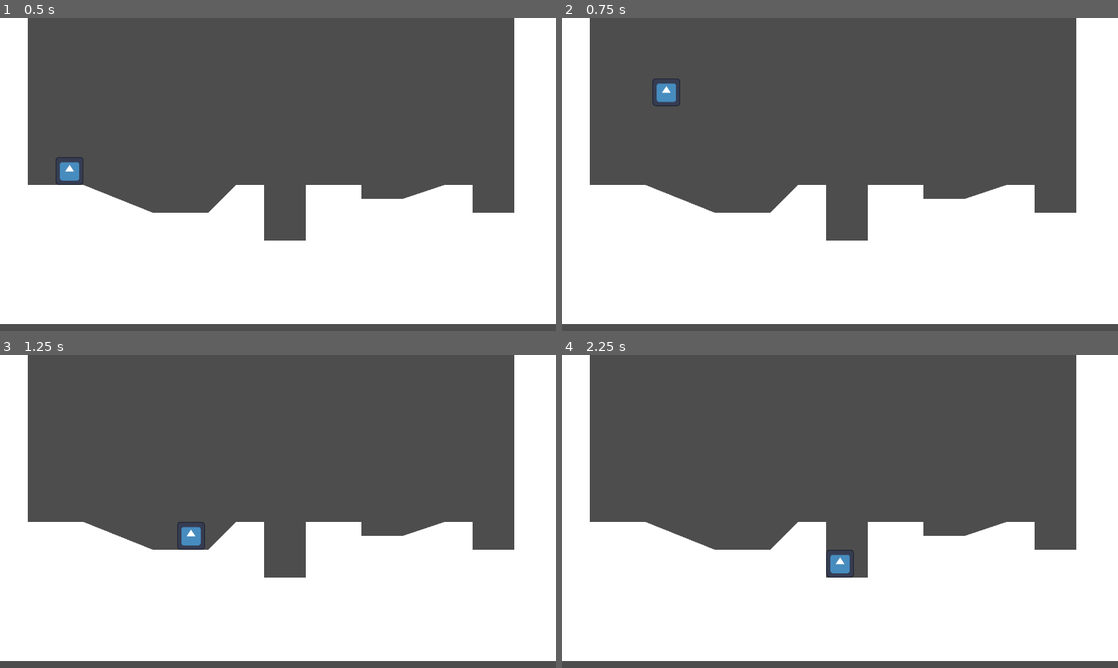
Above: before the commit, frames 1-4 (two rows, left to right).
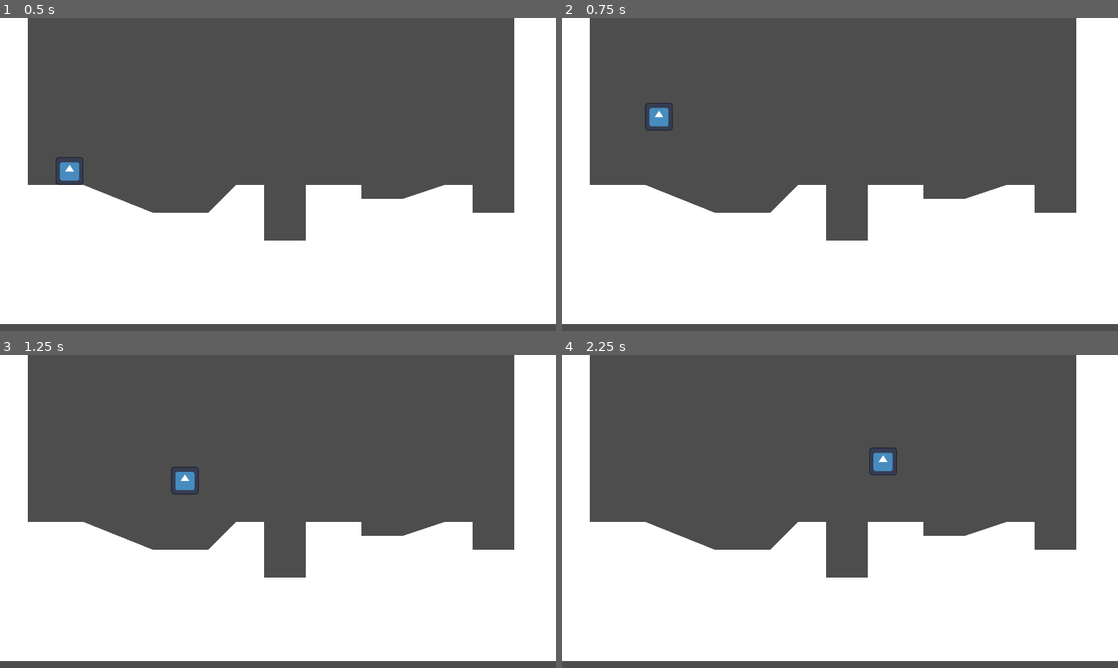
Above: after the commit, the same moments.

Repository: loChris/heart-platformer
Game: Godot game, scene res://world.tscn
The game is run twice, just before and just after one commit, with the same random seed, the same clock (stepped at 60 frames per second) and the same inputs. The engine's default icon, where the game draws it, is replaced by a stand-in: a white triangle on a blue panel in a dark square.
Inputs (mouse positions are in pixels of both pictures, inside the frame that each line leads up to):
- Up to frame 1 (0.5 s): no input
- Up to frame 2 (0.75 s): tap Enter (ui_accept) at 0.5, 0.6 s; move the mouse to (962, 158) at 0.52 s; hold D (right) from 0.53 s (still down); click (962, 158) at 0.67 s
- Up to frame 3 (1.25 s): keep holding D (right); tap Enter (ui_accept) at 0.77, 1.07 s
- Up to frame 4 (2.25 s): move the mouse to (728, 527) at 1.27 s; tap F at 1.35 s; tap Enter (ui_accept) at 1.52, 1.55, 1.82, 2.1 s; move the mouse to (895, 442) at 2.02 s; release D (right) at 2.03 s; hold A (left) from 2.03 s (still down)

Frame 1 is identical in both runs. In frame 2, 0.5% of the frame differs, in the area x 14-22%, y 19-36%; in frame 3, 0.6%; in frame 4, 0.6%, in the area x 47-61%, y 29-72%.

Commit message:
adding friction and acceleration to character movement

Diff:
--- a/player.gd
+++ b/player.gd
@@ -1,5 +1,7 @@
 extends CharacterBody2D
 
+const ACCELERATION = 1000
+const FRICTION = 1000
 const SPEED = 100.0
 const JUMP_VELOCITY = -300.0
 
@@ -9,15 +11,19 @@
 		velocity += get_gravity() * delta
 
 	# Handle jump.
-	if Input.is_action_just_pressed("ui_accept") and is_on_floor():
-		velocity.y = JUMP_VELOCITY
+	if is_on_floor():
+		if Input.is_action_just_pressed("ui_accept") and is_on_floor():
+			velocity.y = JUMP_VELOCITY
+	else:
+		if Input.is_action_just_released("ui_accept") and velocity.y < JUMP_VELOCITY / 2:
+			velocity.y = JUMP_VELOCITY / 2
 
 	# Get the input direction and handle the movement/deceleration.
 	# As good practice, you should replace UI actions with custom gameplay actions.
 	var direction := Input.get_axis("left", "right")
 	if direction:
-		velocity.x = direction * SPEED
+		velocity.x = move_toward(velocity.x, SPEED * direction, ACCELERATION * delta)
 	else:
-		velocity.x = move_toward(velocity.x, 0, SPEED)
+		velocity.x = move_toward(velocity.x, 0, FRICTION * delta)
 
 	move_and_slide()
--- a/player.tscn
+++ b/player.tscn
@@ -7,6 +7,8 @@
 size = Vector2(16, 16)
 
 [node name="Player" type="CharacterBody2D"]
+floor_constant_speed = true
+floor_snap_length = 2.0
 script = ExtResource("1_onrkg")
 
 [node name="CollisionShape2D" type="CollisionShape2D" parent="."]
